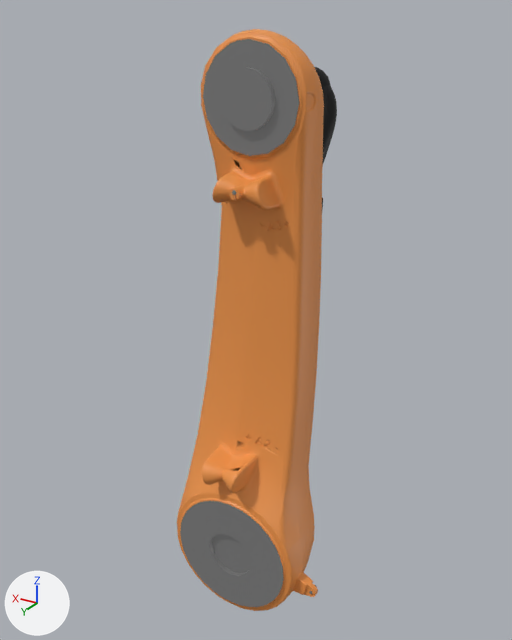
One commit to the COLLADA model kuka_iontec_support/meshes/kr50_r2100/visual/link_2.dae: the scene before it, then after it.
Rendered twice from a 50 mm lens placed at (-0.463, 0.852, 1.593), pointed at (0.201, -0.255, 1.039). Arrows for +X, +Y and +Z are at lower left; the lights stay in place. The older version comes first. Vertices at exactly the same position are counted once.

Objects in the first picture: 'link_2'.
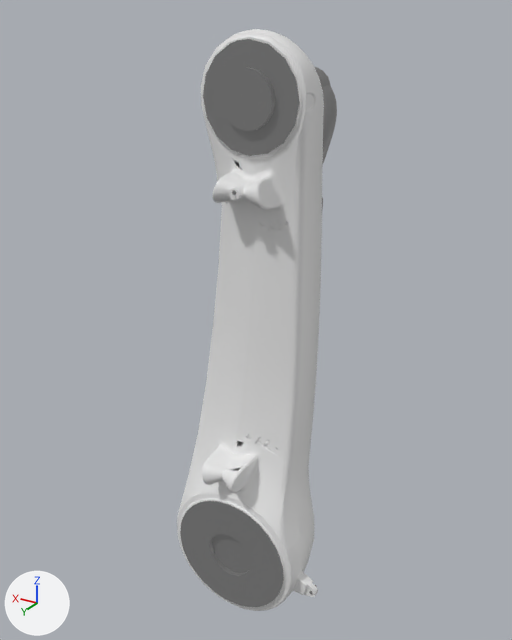
What differs and where, as boxes (x1, y1, x2, y2) in the pictures (512 x 640 px):
part 1 of me_es16_r2100_iontec_v001, recoloured (lighter): (315, 67, 337, 163) in both
part 2 of me_es16_r2100_iontec_v001, recoloured (orange to white): (177, 29, 324, 611) in both

The change, as a list of edits to the scene's bpy script:
```text
Add mat_material:
    mat_material = principled_material('Material')
    mat_material.base_color = (0.8, 0.8, 0.8)  # white #e7e7e7
Change me_es16_r2100_iontec_v001:
    where me_es16_r2100_iontec_v001.from_pydata(...)  # 11390 vertices, 20505 faces; spans x -0.008..0.318, y -0.449..-0.079, z 0.432..1.572
    used by ob_link_2; location = (0.0, 0.0, 0.0)
    remove me_es16_r2100_iontec_v001.materials.append(mat_mat_1_001)  # black #000000
    me_es16_r2100_iontec_v001 part 1: all 3026 faces that had it switch from mat_mat_0_001 (dark grey #333333) to mat_kuka_black_002 (dark grey #585858)
    me_es16_r2100_iontec_v001 part 2: all 13835 faces that had it switch from mat_kuka_orange_001 (orange #ed9449) to mat_material (white #e7e7e7)
```
